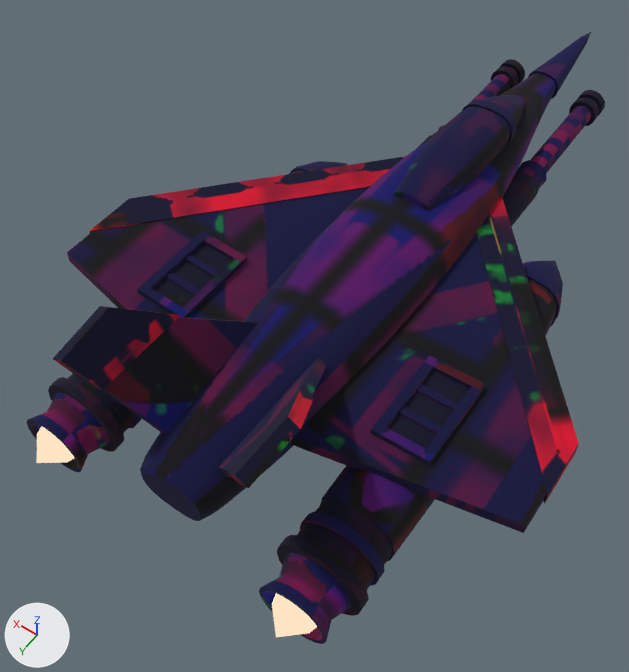
The glTF model assets/models/ships/void_interceptor.glb as it was, and as the next commit left it.
Rendered twice from a 50 mm lens placed at (-2.27, 4.1, 4.99), pointed at (0.2, 0.64, -0.46). Arrows for +X, +Y and +Z are at lower left; the lights stay in place. The first picture is the older version. Vertices at exactly the same position are counted once.

Objects in the first picture: 'void_interceptor'.
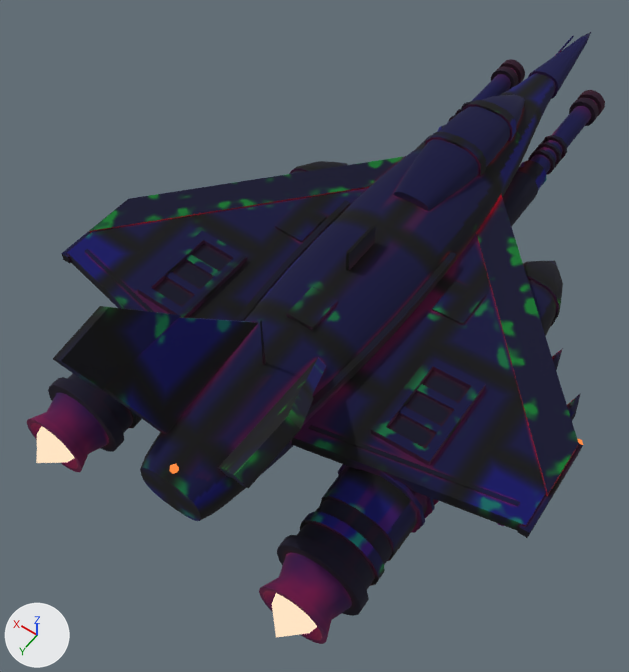
Boxes [x1, y1, x2, y2] around the edits, measured in the pictures (629 x 672 px):
part 1 of me_void_interceptor, added (mostly hidden): after [424, 496, 435, 518]
part 2 of me_void_interceptor, added: after [338, 464, 425, 533]
part 3 of me_void_interceptor, added: after [61, 199, 128, 263]
part 4 of me_void_interceptor, added: after [517, 444, 583, 538]
part 5 of me_void_interceptor, added: after [346, 224, 376, 271]
part 6 of me_void_interceptor, added: after [260, 321, 266, 365]
part 7 of me_void_interceptor, added: after [528, 149, 556, 175]
part 8 of me_void_interceptor, added: after [536, 142, 561, 166]
part 9 of me_void_interceptor, added: after [541, 135, 567, 160]
part 10 of me_void_interceptor, added: after [85, 132, 583, 526]
part 11 of me_void_interceptor, added: after [556, 36, 574, 55]
part 12 of me_void_interceptor, surface changed: [27, 41, 605, 644] in both

The change, as a list of edits to the scene's bpy script:
```text
Add mat_void_interceptor_accent_round:
    mat_void_interceptor_accent_round = bpy.data.materials.new('void_interceptor_accent_round')
    # colours: red #d5725a
    # uses the picture img_void_interceptor_weather
Add mat_void_interceptor_armor:
    mat_void_interceptor_armor = bpy.data.materials.new('void_interceptor_armor')
    # colours: blue #5f6f84
    # uses the picture img_void_interceptor_weather
Change me_void_interceptor:
    used by ob_void_interceptor; location = (0.0, 0.0, 0.0)
    remove me_void_interceptor.from_pydata(...)  # 2442 vertices, 4688 faces; spans x -1.97..1.97, y -3.84..2.77, z -0.6..1.01
    add me_void_interceptor.from_pydata(...)  # 3110 vertices, 5872 faces; spans x -1.99..1.99, y -3.84..2.77, z -0.61..1.01
    me_void_interceptor part 1: a new loose piece, a 12-sided cylinder along y spanning x -1.37..-0.69, y 1.47..1.5, z -0.61..0.07, in mat_void_interceptor_steel
    me_void_interceptor part 2: a new loose piece, a 12-sided cylinder along y spanning x -1.37..-0.69, y 1.59..1.62, z -0.61..0.07, in mat_void_interceptor_steel
    me_void_interceptor part 3: a new loose piece, a box spanning x 1.915..1.985, y 0.725..1.475, z 0.047..0.117, in mat_void_interceptor_dark
    me_void_interceptor part 4: a new loose piece, a box spanning x -1.985..-1.915, y 0.725..1.475, z 0.047..0.117, in mat_void_interceptor_dark
    me_void_interceptor part 5: a new loose piece, a box spanning x -0.013..0.013, y 0.18..0.52, z 0.322..0.522, in mat_void_interceptor_dark
    me_void_interceptor part 6: a new loose piece, a 6-sided cut cone along z (radius 0.012 at the low end, 0.005 at the high end) spanning x -0.012..0.012, y 1.49..1.51, z 0.256..0.746, in mat_void_interceptor_dark_round
    me_void_interceptor part 7: a new loose piece, a 10-sided cylinder along y spanning x -0.545..-0.295, y -2.0..-1.965, z -0.319..-0.081, in mat_void_interceptor_dark_round
    me_void_interceptor part 8: a new loose piece, a 10-sided cylinder along y spanning x -0.545..-0.295, y -2.12..-2.085, z -0.319..-0.081, in mat_void_interceptor_dark_round
    me_void_interceptor part 9: a new loose piece, a 10-sided cylinder along y spanning x -0.545..-0.295, y -2.24..-2.205, z -0.319..-0.081, in mat_void_interceptor_dark_round
    me_void_interceptor part 10: 236 vertices added at x -1.99..1.85, y -1.06..2.45, z -0.15..0.5
    me_void_interceptor part 11: 12 vertices added at x 0.07..0.09, y -3.55..-3.0, z 0.02..0.06
    me_void_interceptor part 12: 4304 kept faces spanning x -1.97..1.97, y -3.84..2.6, z -0.6..1.01 get new texture (UV) coordinates
    other edits to the shape of me_void_interceptor do not show in these pictures
    add me_void_interceptor.materials.append(mat_void_interceptor_accent_round)
    add me_void_interceptor.materials.append(mat_void_interceptor_armor)
```
